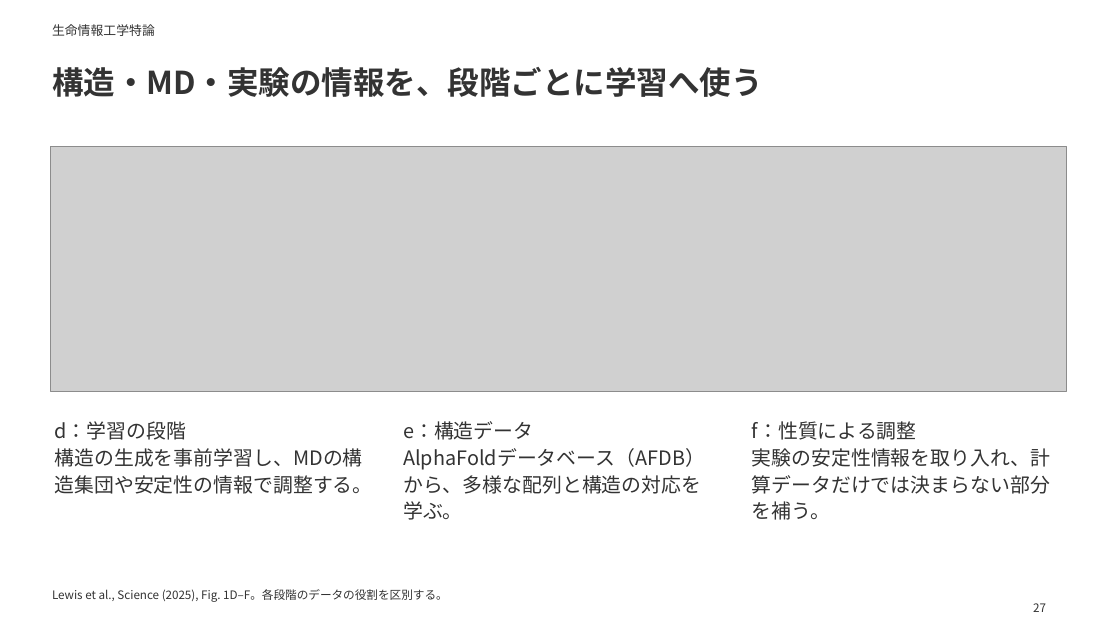
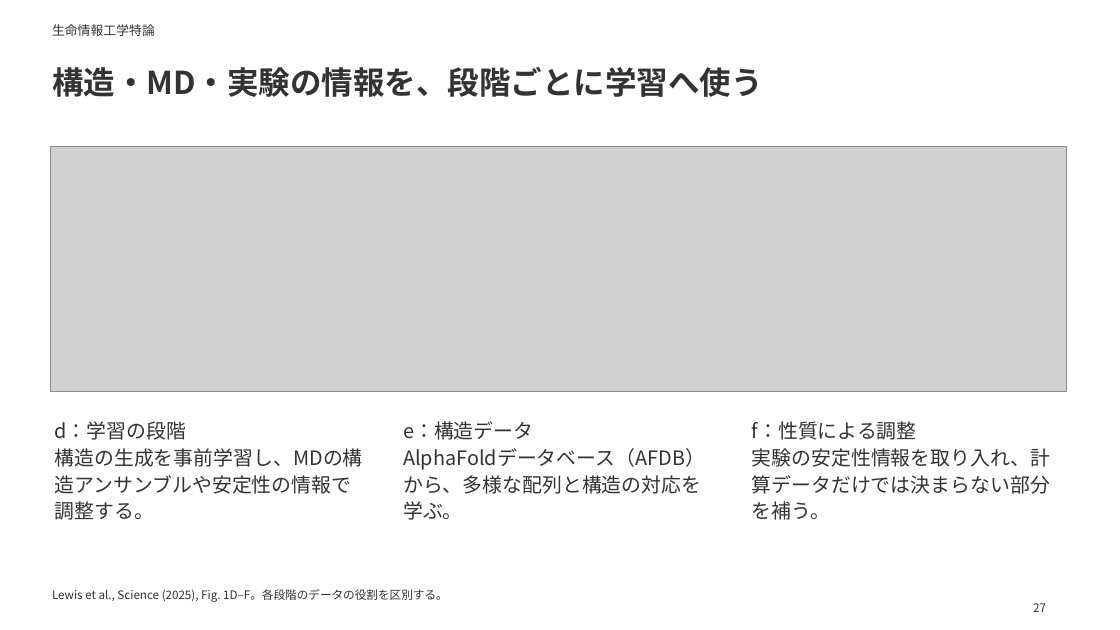
Before and after one commit to matsunagalab/lecture_bioinfo, a slide deck: slide 27 of 13_構造集団を生成するAI/13_構造集団を生成するAI.pptx. Drawn at 1120x630 pixels with LibreOffice and Linux fonts; fonts in the diff are those of the drawing; grey boxes stand for pictures. Boxes give left, top, right and bottom in pixels: in the first picture for what was removed or moved away, otherwise in the second. Text is boxed around its words. In the diff, an @@ line names an element or a change of style, - is before the commit and + after.

```diff
--- a/13_構造集団を生成するAI/13_構造集団を生成するAI.pptx
+++ b/13_構造集団を生成するAI/13_構造集団を生成するAI.pptx
@@ text at [55, 448, 363, 520]: text changed @@
-構造の生成を事前学習し、MDの構造集団や安定性の情報で調整する。
+構造の生成を事前学習し、MDの構造アンサンブルや安定性の情報で調整する。
```
Also in this commit, not shown: 13 other slides changed, 27 other files.
